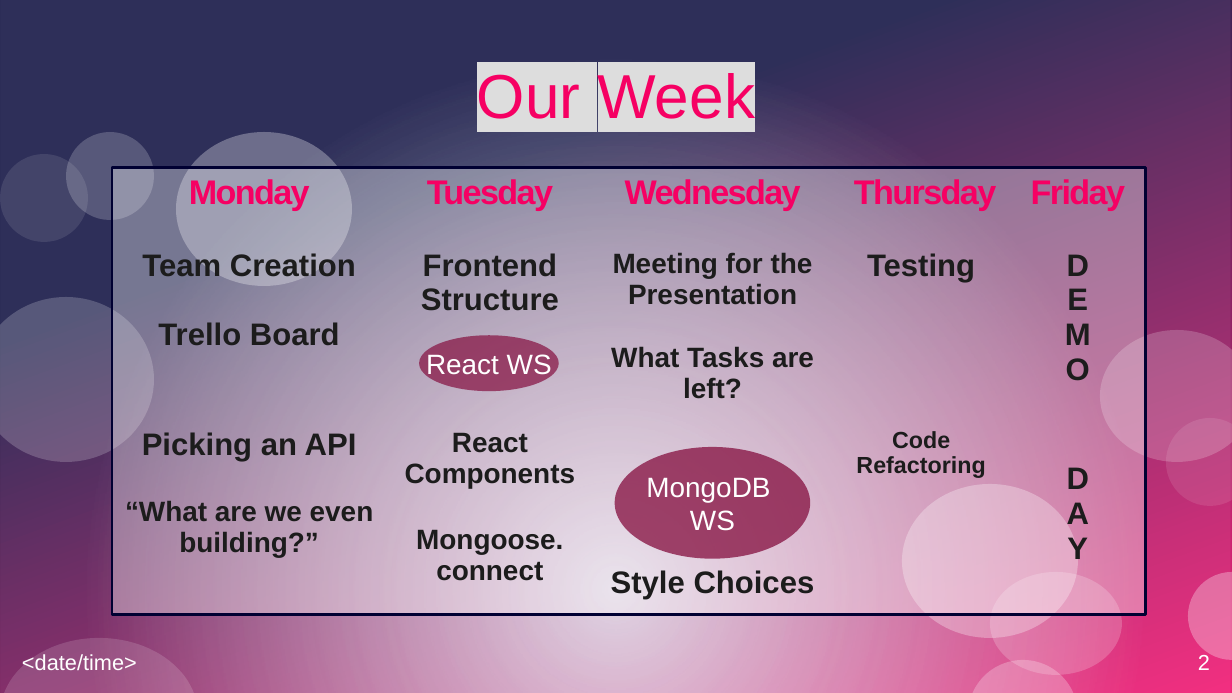
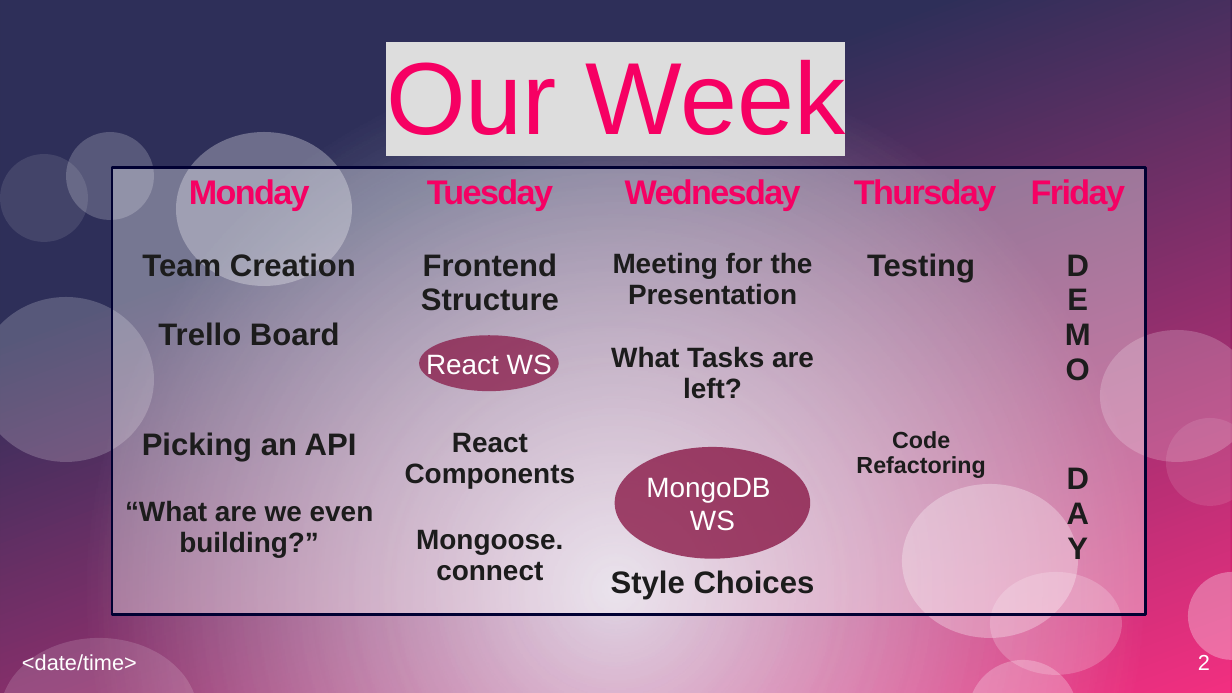
Before and after one commit to CodecoolGlobal/freestyle-mern-project-react-lillitaz, a slide deck: slide 2 of präsentation/CrudeMovieDb-PP.odp. Drawn at 1232x693 pixels with LibreOffice and Linux fonts; fonts in the diff are those of the drawing. Boxes give left, top, right and bottom in pixels: in the first picture for what was removed or moved away, otherwise in the second. Text is boxed around its words. In the diff, an @@ line names an element or a change of style, - is before the commit and + after.

```diff
--- a/präsentation/CrudeMovieDb-PP.odp
+++ b/präsentation/CrudeMovieDb-PP.odp
@@ title "Our Week" at [386,53,846,153]: size 40 to 66 pt @@
```
Also in this commit, not shown: 2 other slides changed.
